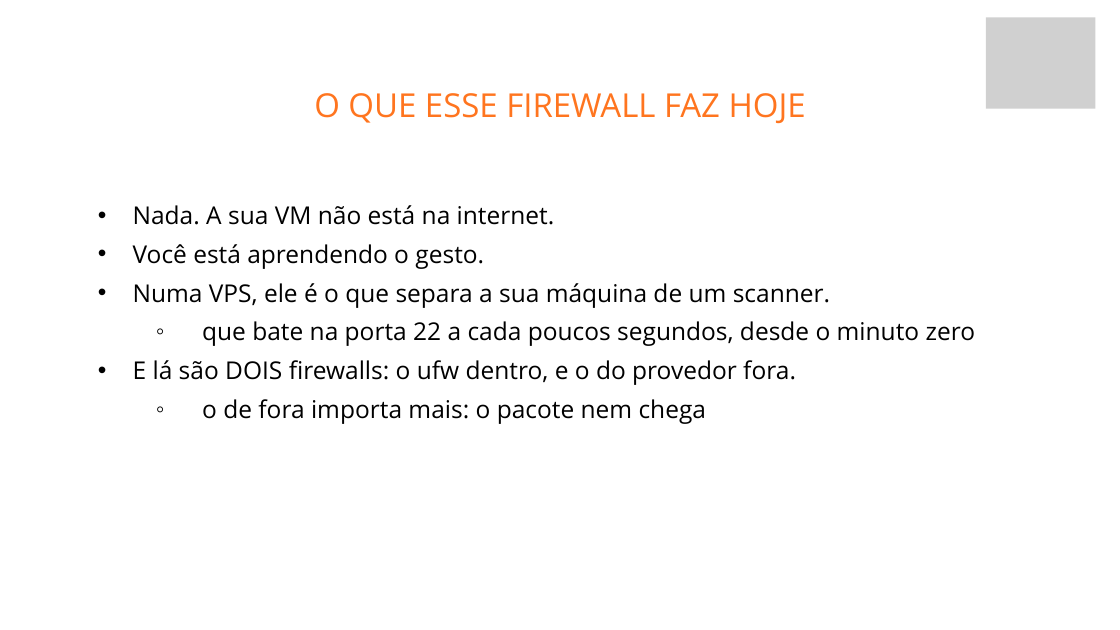
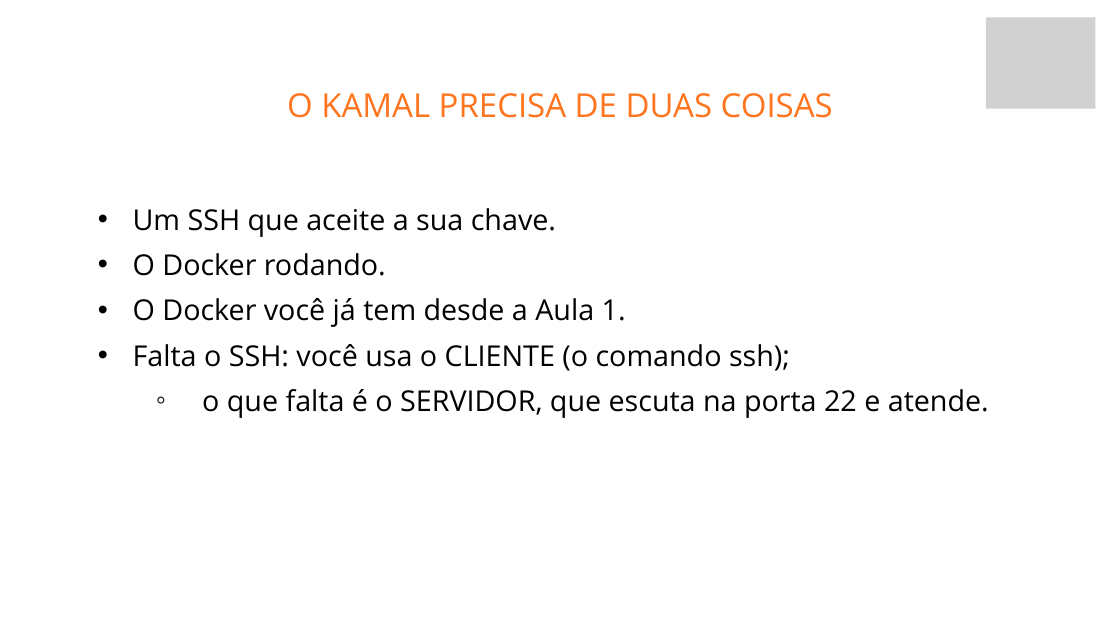
Before and after one commit to fabriciosiqueira08/capacitacao-gabarito, a slide deck: slide 12 of slides/build/aula-04-servidor-docker-kamal-e-deploy.pptx (slide 23 before the commit). Drawn at 1120x630 pixels with LibreOffice and Linux fonts; fonts in the diff are those of the drawing; grey boxes stand for pictures; background and template pictures are left out. Boxes give left, top, right and bottom in pixels: in the first picture for what was removed or moved away, otherwise in the second. Text is boxed around its words. In the diff, an @@ line names an element or a change of style, - is before the commit and + after.

Commit message:
O servidor vira a própria máquina, e a apostila ganha capa
Duas mudanças independentes.

## A Aula 4 perde a VM

A VM separada custava mais do que ensinava. No Windows, o aluno acabava com
duas máquinas virtuais (o WSL2 onde programa e a VM servidor) que por padrão
não se enxergam, e boa parte do encontro virava configuração de rede.

Agora o servidor é a máquina onde ele já programa: o WSL2 no Windows, o
sistema em Linux e macOS. O Kamal não sabe onde a máquina está — ele conecta
por SSH e roda docker do outro lado —, então basta o endereço ser 127.0.0.1.

O que o aluno faz: instala o openssh-server, gera um par de chaves, põe a
própria pública no seu authorized_keys, e conecta em si mesmo. É literalmente
o que se faz num servidor alugado, com o mesmo comando.

O deploy.yml ganhou padrões que cobrem esse caso sem configuração:
SERVER_IP cai para 127.0.0.1, KAMAL_SSH_USER para $USER, e o run_directory
explícito saiu (o padrão do Kamal é .kamal no home, que funciona em qualquer
sistema e login). Validado com `kamal config` sem variável nenhuma definida.

O que era provisionamento de Ubuntu (apt upgrade, ufw, Docker do repositório
oficial, swap, endurecer o sshd) migrou inteiro para o apêndice de nuvem, que
é onde faz sentido: lá a máquina é crua e está exposta. O apêndice ganhou uma
seção 2 só para isso.

Saldo: a aula cai de 5h17 para 4h31 sem cortes, e de 8 para 7 práticas. O que
saiu foi criar máquina, esperar download de imagem e configurar rede. O
scripts/checar-servidor.sh foi apagado: o diagnóstico virou uma linha.

## A apostila ganha capa, rodapé e a página de versões

- Capa em azul da marca, com a logo da Automic (branca, então o fundo escuro
  não é escolha estética: é o que a logo pede). Título, régua laranja, resumo,
  e a assinatura ancorada no rodapé. Página nomeada no CSS para a capa não
  levar número nem rodapé.
- Rodapé de todas as páginas: Fabrício Siqueira · Automic Jr. · 2026.
- Nova docs/versoes.md: as versões exatas de tudo, tiradas do .ruby-version,
  do Gemfile.lock, do compose.yaml e do Dockerfile — então são o que roda, e
  não o que se pretendia rodar. Tem também um bloco para conferir tudo de uma
  vez, e uma nota sobre o que envelhece mais rápido (Rails e Kamal) para quem
  ler isso daqui a dois anos.

```diff
--- a/slides/build/aula-04-servidor-docker-kamal-e-deploy.pptx
+++ b/slides/build/aula-04-servidor-docker-kamal-e-deploy.pptx
@@ text at [287, 93, 833, 118]: text changed @@
-O QUE ESSE FIREWALL FAZ HOJE
+O KAMAL PRECISA DE DUAS COISAS
@@ text at [133, 208, 989, 418]: text changed; size 31.6 to 36.8 pt @@
-  • Nada. A sua VM não está na internet.
-  • Você está aprendendo o gesto.
-  • Numa VPS, ele é o que separa a sua máquina de um scanner.
-    ◦ que bate na porta 22 a cada poucos segundos, desde o minuto zero
-  • E lá são DOIS firewalls: o ufw dentro, e o do provedor fora.
-    ◦ o de fora importa mais: o pacote nem chega
+  • Um SSH que aceite a sua chave.
+  • O Docker rodando.
+  • O Docker você já tem desde a Aula 1.
+  • Falta o SSH: você usa o CLIENTE (o comando ssh);
+    ◦ o que falta é o SERVIDOR, que escuta na porta 22 e atende.
```
Also in this commit, not shown: 14 other slides changed, 3 slides added, 12 slides removed, 57 other files.
